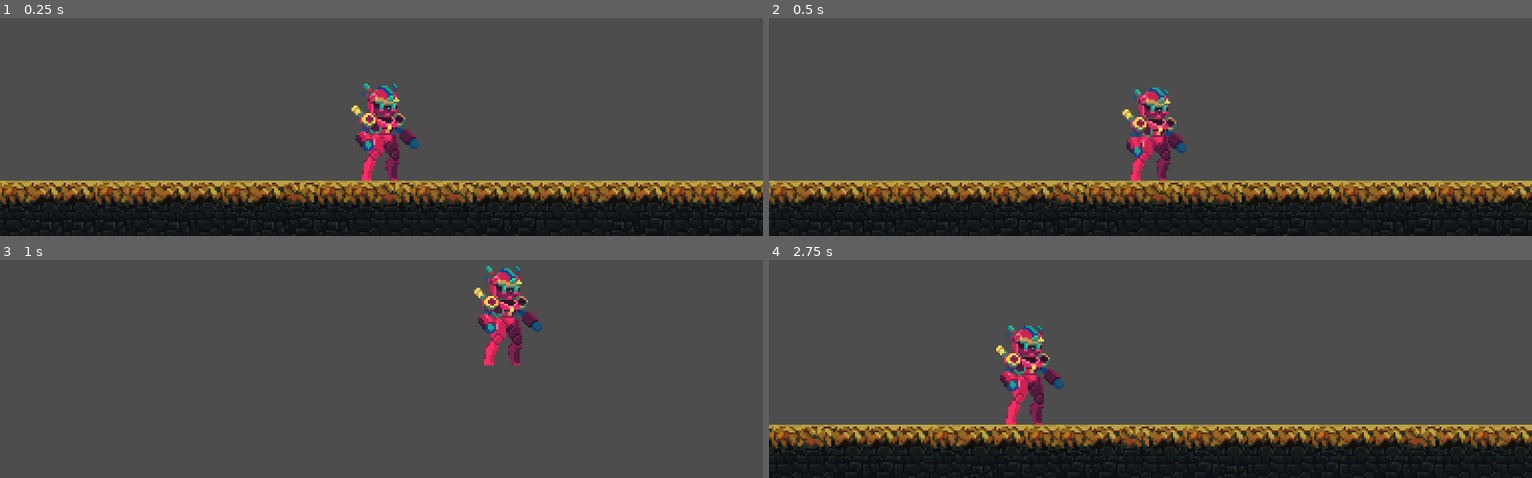
Above: before the commit, frames 1-4 (two rows, left to right).
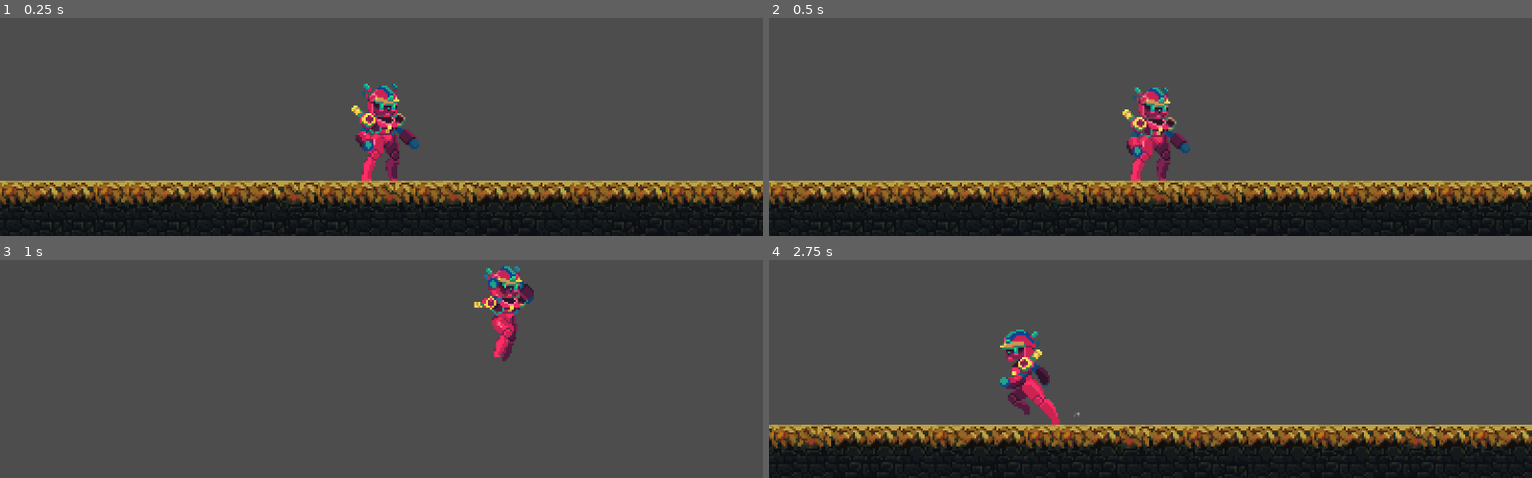
Above: after the commit, the same moments.

Repository: ogabor82/littleAdventurerAndie2D
Game: Godot game, scene res://Game/Main.tscn
Same seed, same stepped clock (60 frames per second), same inputs: the game is played once before the commit and once after it.
Inputs:
- Up to frame 1 (0.25 s): no input
- Up to frame 2 (0.5 s): no input
- Up to frame 3 (1 s): hold D (Right) from 0.53 s (still down); tap W (Jump) at 0.77 s
- Up to frame 4 (2.75 s): tap W (Jump) at 1.52 s; release D (Right) at 2.03 s; hold A (Left) from 2.03 s (still down)

Frame 1 is identical in both runs. In frame 2, 0.2% of the frame differs, in the area x 47-56%, y 31-63%; in frame 3, 2.1%; in frame 4, 2.4%, in the area x 29-41%, y 30-76%.

Commit message:
Update player.tscn to modify texture regions for animations and rename sub-resources for clarity. Enhance player.gd by adding an UpdateAnimation function to manage animation states based on player movement and jumping, improving character responsiveness.

Diff:
--- a/Game/scenes/player.tscn
+++ b/Game/scenes/player.tscn
@@ -44,73 +44,81 @@
 atlas = ExtResource("1_2eyk7")
 region = Rect2(512, 0, 64, 64)
 
-[sub_resource type="AtlasTexture" id="AtlasTexture_drilo"]
-atlas = ExtResource("3_6ff1k")
-region = Rect2(0, 0, 71, 64)
-
-[sub_resource type="AtlasTexture" id="AtlasTexture_okrby"]
-atlas = ExtResource("3_6ff1k")
-region = Rect2(71, 0, 71, 64)
-
-[sub_resource type="AtlasTexture" id="AtlasTexture_02dsa"]
-atlas = ExtResource("3_6ff1k")
-region = Rect2(142, 0, 71, 64)
-
-[sub_resource type="AtlasTexture" id="AtlasTexture_ixbyw"]
-atlas = ExtResource("3_6ff1k")
-region = Rect2(213, 0, 71, 64)
-
-[sub_resource type="AtlasTexture" id="AtlasTexture_cymek"]
-atlas = ExtResource("3_6ff1k")
-region = Rect2(284, 0, 71, 64)
-
-[sub_resource type="AtlasTexture" id="AtlasTexture_tkpy5"]
-atlas = ExtResource("3_6ff1k")
-region = Rect2(355, 0, 71, 64)
-
-[sub_resource type="AtlasTexture" id="AtlasTexture_wd7n8"]
-atlas = ExtResource("3_6ff1k")
-region = Rect2(426, 0, 71, 64)
-
-[sub_resource type="AtlasTexture" id="AtlasTexture_je55e"]
-atlas = ExtResource("3_6ff1k")
-region = Rect2(497, 0, 71, 64)
-
-[sub_resource type="AtlasTexture" id="AtlasTexture_4an13"]
-atlas = ExtResource("3_6ff1k")
-region = Rect2(568, 0, 71, 64)
-
-[sub_resource type="AtlasTexture" id="AtlasTexture_wxxb3"]
-atlas = ExtResource("4_vrbxn")
-region = Rect2(0, 0, 72, 64)
-
-[sub_resource type="AtlasTexture" id="AtlasTexture_psth1"]
-atlas = ExtResource("4_vrbxn")
-region = Rect2(72, 0, 72, 64)
-
-[sub_resource type="AtlasTexture" id="AtlasTexture_w3kfi"]
-atlas = ExtResource("4_vrbxn")
-region = Rect2(144, 0, 72, 64)
-
-[sub_resource type="AtlasTexture" id="AtlasTexture_imbuh"]
-atlas = ExtResource("4_vrbxn")
-region = Rect2(216, 0, 72, 64)
-
-[sub_resource type="AtlasTexture" id="AtlasTexture_d410p"]
-atlas = ExtResource("4_vrbxn")
-region = Rect2(288, 0, 72, 64)
-
-[sub_resource type="AtlasTexture" id="AtlasTexture_c6v6x"]
-atlas = ExtResource("4_vrbxn")
-region = Rect2(360, 0, 72, 64)
-
-[sub_resource type="AtlasTexture" id="AtlasTexture_11ton"]
-atlas = ExtResource("4_vrbxn")
-region = Rect2(432, 0, 72, 64)
-
-[sub_resource type="AtlasTexture" id="AtlasTexture_1e5i4"]
-atlas = ExtResource("4_vrbxn")
-region = Rect2(504, 0, 72, 64)
+[sub_resource type="AtlasTexture" id="AtlasTexture_yaoht"]
+atlas = ExtResource("3_6ff1k")
+region = Rect2(0, 0, 64, 64)
+
+[sub_resource type="AtlasTexture" id="AtlasTexture_xe5rg"]
+atlas = ExtResource("3_6ff1k")
+region = Rect2(64, 0, 64, 64)
+
+[sub_resource type="AtlasTexture" id="AtlasTexture_cqj7v"]
+atlas = ExtResource("3_6ff1k")
+region = Rect2(128, 0, 64, 64)
+
+[sub_resource type="AtlasTexture" id="AtlasTexture_fsny4"]
+atlas = ExtResource("3_6ff1k")
+region = Rect2(192, 0, 64, 64)
+
+[sub_resource type="AtlasTexture" id="AtlasTexture_qdvvc"]
+atlas = ExtResource("3_6ff1k")
+region = Rect2(256, 0, 64, 64)
+
+[sub_resource type="AtlasTexture" id="AtlasTexture_yth82"]
+atlas = ExtResource("3_6ff1k")
+region = Rect2(320, 0, 64, 64)
+
+[sub_resource type="AtlasTexture" id="AtlasTexture_nefay"]
+atlas = ExtResource("3_6ff1k")
+region = Rect2(384, 0, 64, 64)
+
+[sub_resource type="AtlasTexture" id="AtlasTexture_y5anl"]
+atlas = ExtResource("3_6ff1k")
+region = Rect2(448, 0, 64, 64)
+
+[sub_resource type="AtlasTexture" id="AtlasTexture_xu0gj"]
+atlas = ExtResource("3_6ff1k")
+region = Rect2(512, 0, 64, 64)
+
+[sub_resource type="AtlasTexture" id="AtlasTexture_rmj14"]
+atlas = ExtResource("3_6ff1k")
+region = Rect2(576, 0, 64, 64)
+
+[sub_resource type="AtlasTexture" id="AtlasTexture_imvpx"]
+atlas = ExtResource("4_vrbxn")
+region = Rect2(0, 0, 64, 64)
+
+[sub_resource type="AtlasTexture" id="AtlasTexture_plcbd"]
+atlas = ExtResource("4_vrbxn")
+region = Rect2(64, 0, 64, 64)
+
+[sub_resource type="AtlasTexture" id="AtlasTexture_immwv"]
+atlas = ExtResource("4_vrbxn")
+region = Rect2(128, 0, 64, 64)
+
+[sub_resource type="AtlasTexture" id="AtlasTexture_2lgef"]
+atlas = ExtResource("4_vrbxn")
+region = Rect2(192, 0, 64, 64)
+
+[sub_resource type="AtlasTexture" id="AtlasTexture_3hxi8"]
+atlas = ExtResource("4_vrbxn")
+region = Rect2(256, 0, 64, 64)
+
+[sub_resource type="AtlasTexture" id="AtlasTexture_c1dj0"]
+atlas = ExtResource("4_vrbxn")
+region = Rect2(320, 0, 64, 64)
+
+[sub_resource type="AtlasTexture" id="AtlasTexture_y0tdj"]
+atlas = ExtResource("4_vrbxn")
+region = Rect2(384, 0, 64, 64)
+
+[sub_resource type="AtlasTexture" id="AtlasTexture_f88qc"]
+atlas = ExtResource("4_vrbxn")
+region = Rect2(448, 0, 64, 64)
+
+[sub_resource type="AtlasTexture" id="AtlasTexture_win8s"]
+atlas = ExtResource("4_vrbxn")
+region = Rect2(512, 0, 64, 64)
 
 [sub_resource type="SpriteFrames" id="SpriteFrames_utrsb"]
 animations = [{
@@ -148,31 +156,34 @@
 }, {
 "frames": [{
 "duration": 1.0,
-"texture": SubResource("AtlasTexture_drilo")
-}, {
-"duration": 1.0,
-"texture": SubResource("AtlasTexture_okrby")
-}, {
-"duration": 1.0,
-"texture": SubResource("AtlasTexture_02dsa")
-}, {
-"duration": 1.0,
-"texture": SubResource("AtlasTexture_ixbyw")
-}, {
-"duration": 1.0,
-"texture": SubResource("AtlasTexture_cymek")
-}, {
-"duration": 1.0,
-"texture": SubResource("AtlasTexture_tkpy5")
-}, {
-"duration": 1.0,
-"texture": SubResource("AtlasTexture_wd7n8")
-}, {
-"duration": 1.0,
-"texture": SubResource("AtlasTexture_je55e")
-}, {
-"duration": 1.0,
-"texture": SubResource("AtlasTexture_4an13")
+"texture": SubResource("AtlasTexture_yaoht")
+}, {
+"duration": 1.0,
+"texture": SubResource("AtlasTexture_xe5rg")
+}, {
+"duration": 1.0,
+"texture": SubResource("AtlasTexture_cqj7v")
+}, {
+"duration": 1.0,
+"texture": SubResource("AtlasTexture_fsny4")
+}, {
+"duration": 1.0,
+"texture": SubResource("AtlasTexture_qdvvc")
+}, {
+"duration": 1.0,
+"texture": SubResource("AtlasTexture_yth82")
+}, {
+"duration": 1.0,
+"texture": SubResource("AtlasTexture_nefay")
+}, {
+"duration": 1.0,
+"texture": SubResource("AtlasTexture_y5anl")
+}, {
+"duration": 1.0,
+"texture": SubResource("AtlasTexture_xu0gj")
+}, {
+"duration": 1.0,
+"texture": SubResource("AtlasTexture_rmj14")
 }],
 "loop": false,
 "name": &"jump",
@@ -180,28 +191,31 @@
 }, {
 "frames": [{
 "duration": 1.0,
-"texture": SubResource("AtlasTexture_wxxb3")
-}, {
-"duration": 1.0,
-"texture": SubResource("AtlasTexture_psth1")
-}, {
-"duration": 1.0,
-"texture": SubResource("AtlasTexture_w3kfi")
-}, {
-"duration": 1.0,
-"texture": SubResource("AtlasTexture_imbuh")
-}, {
-"duration": 1.0,
-"texture": SubResource("AtlasTexture_d410p")
-}, {
-"duration": 1.0,
-"texture": SubResource("AtlasTexture_c6v6x")
-}, {
-"duration": 1.0,
-"texture": SubResource("AtlasTexture_11ton")
-}, {
-"duration": 1.0,
-"texture": SubResource("AtlasTexture_1e5i4")
+"texture": SubResource("AtlasTexture_imvpx")
+}, {
+"duration": 1.0,
+"texture": SubResource("AtlasTexture_plcbd")
+}, {
+"duration": 1.0,
+"texture": SubResource("AtlasTexture_immwv")
+}, {
+"duration": 1.0,
+"texture": SubResource("AtlasTexture_2lgef")
+}, {
+"duration": 1.0,
+"texture": SubResource("AtlasTexture_3hxi8")
+}, {
+"duration": 1.0,
+"texture": SubResource("AtlasTexture_c1dj0")
+}, {
+"duration": 1.0,
+"texture": SubResource("AtlasTexture_y0tdj")
+}, {
+"duration": 1.0,
+"texture": SubResource("AtlasTexture_f88qc")
+}, {
+"duration": 1.0,
+"texture": SubResource("AtlasTexture_win8s")
 }],
 "loop": false,
 "name": &"run",
@@ -218,7 +232,7 @@
 [node name="AnimatedSprite2D" type="AnimatedSprite2D" parent="."]
 position = Vector2(0, -32)
 sprite_frames = SubResource("SpriteFrames_utrsb")
-animation = &"run"
+animation = &"jump"
 autoplay = "idle"
 
 [node name="Camera2D" type="Camera2D" parent="."]
--- a/Game/scripts/player.gd
+++ b/Game/scripts/player.gd
@@ -12,6 +12,8 @@
 # Get the gravity from the project settings to be synced with RigidBody nodes.
 # var gravity = ProjectSettings.get_setting("physics/2d/default_gravity")
 
+func _process(_delta):
+	UpdateAnimation()
 
 func _physics_process(delta):
 	# Add the gravity.
@@ -33,3 +35,15 @@
 		velocity.x = 0
 
 	move_and_slide()
+
+func UpdateAnimation():
+	if velocity.x != 0:
+		animated_sprite_2d.flip_h = velocity.x < 0
+
+	if is_on_floor():
+		if abs(velocity.x) > 0.1:
+			animated_sprite_2d.play("run")
+		else:
+			animated_sprite_2d.play("idle")
+	else:
+		animated_sprite_2d.play("jump")
Not shown: 1 places in Game/scenes/player.tscn that only renumber resources
